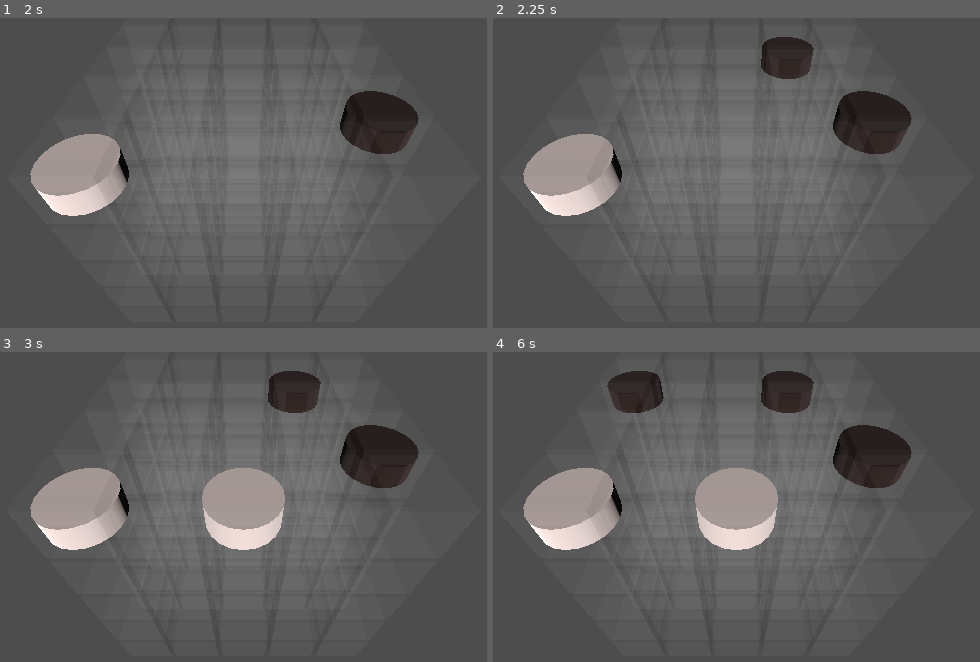
Above: before the commit, frames 1-4 (two rows, left to right).
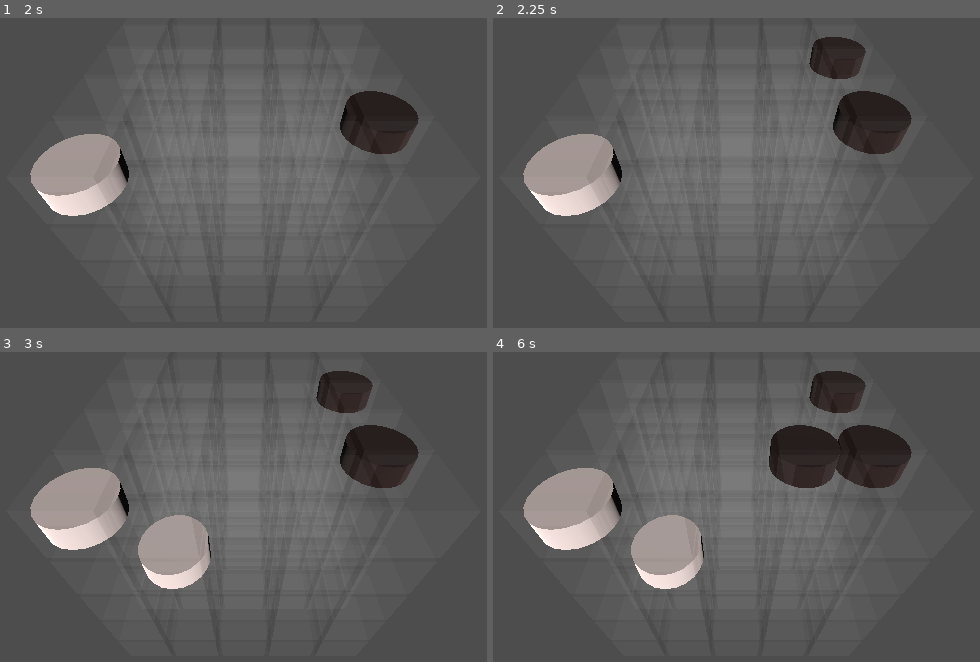
Above: after the commit, the same moments.

Repository: abazhutov/4-in-row-3D
Game: Godot game, scene res://main.tscn
Same seed, same stepped clock (60 frames per second), same inputs: the game is played once before the commit and once after it.
Inputs (mouse positions are in pixels of both pictures, inside the frame that each line leads up to):
- Up to frame 1 (2 s): tap Enter at 0.5 s; move the mouse to (418, 114) at 0.52 s; click (418, 114) at 0.67 s; tap Space at 1.25 s; move the mouse to (82, 160) at 1.27 s; click (82, 160) at 1.42 s
- Up to frame 2 (2.25 s): tap Enter at 2 s; move the mouse to (814, 39) at 2.02 s; click (814, 39) at 2.17 s
- Up to frame 3 (3 s): tap Space at 2.75 s; move the mouse to (204, 562) at 2.77 s; click (204, 562) at 2.92 s
- Up to frame 4 (6 s): tap Enter at 3.5 s; move the mouse to (975, 538) at 3.52 s; click (975, 538) at 3.67 s; tap Space at 4.25 s; move the mouse to (497, 404) at 4.27 s; click (497, 404) at 4.42 s; move the mouse to (775, 472) at 5.02 s; click (775, 472) at 5.17 s; move the mouse to (614, 358) at 5.77 s; click (614, 358) at 5.92 s

Frame 1 is identical in both runs. In frame 2, 2.5% of the frame differs, in the area x 55-77%, y 6-20%; in frame 3, 8.9%; in frame 4, 13%, in the area x 23-77%, y 6-77%.

Commit message:
add win-lose mechanic

Diff:
--- a/cell.tscn
+++ b/cell.tscn
@@ -1,6 +1,6 @@
 [gd_scene load_steps=5 format=3 uid="uid://ducih2q5t7ciw"]
 
-[ext_resource type="Script" uid="uid://c8ord8v4hsxmk" path="res://Cell.gd" id="1_yh0nt"]
+[ext_resource type="Script" uid="uid://c8ord8v4hsxmk" path="res://cell.gd" id="1_yh0nt"]
 [ext_resource type="Material" uid="uid://ctd8qspjn71r1" path="res://Materials/alpa0.tres" id="2_gwrgs"]
 
 [sub_resource type="BoxMesh" id="BoxMesh_gwrgs"]
@@ -8,8 +8,9 @@
 size = Vector3(0.9, 0.9, 0.9)
 
 [sub_resource type="BoxShape3D" id="BoxShape3D_4b1vk"]
+size = Vector3(0.8076172, 0.82714844, 0.8886719)
 
-[node name="Area3D" type="Area3D"]
+[node name="Area3D" type="Area3D" groups=["game_cell"]]
 script = ExtResource("1_yh0nt")
 
 [node name="MeshInstance3D" type="MeshInstance3D" parent="."]
--- a/gameManager.gd
+++ b/gameManager.gd
@@ -5,6 +5,7 @@
 
 var DarkMaterial = load("res://Materials/darkMaterial.tres")
 var LightMaterial = load("res://Materials/lightMaterial.tres")
+var TransparentMaterial = load("res://Materials/alpa0.tres")
 
 const cell_size = 1.0
 const board_size = 5 # 5x5x5
@@ -17,6 +18,25 @@
 var board_state: Array = [] # 3D-массив для хранения состояния: board_state[x][y][z]
 
 func _ready():
+	# clear_board()
+	init_board_state()
+	generate_board_cells()
+
+func reset_game ():
+	clear_board()
+	board_state.clear()
+	init_board_state()
+	generate_board_cells()
+	current_player = PLAYER_1
+	print("Игра перезапущена. Ход игрока ", current_player)
+	# return
+
+func clear_board():
+	for child in get_children():
+		if child.is_in_group("game_cell") or child.is_in_group("game_piece"):
+			child.queue_free()
+
+func init_board_state():
 	# Инициализация 3D-массива [5][5][5]
 	for x in range(board_size):
 		board_state.append([])
@@ -24,8 +44,6 @@
 			board_state[x].append([])
 			for z in range(board_size):
 				board_state[x][y].append(EMPTY) # Каждая ячейка изначально пуста
-
-	generate_board_cells()
 
 func generate_board_cells():
 	# Генерация ячеек и их центрирование
@@ -63,10 +81,11 @@
 		# 2. Обновление представления (визуализация фишки)
 		place_piece_visual(coords)
 
-		# 3. Проверка победы (пока не реализовано)
-		# if check_win(coords):
-		#     print("Игрок ", current_player, " победил!")
-		#     return
+		# 3. Проверка победы
+		if check_win(coords, current_player):
+			print("Игрок ", current_player, " победил!")
+			reset_game()
+			return
 
 		# 4. Переключение игрока
 		current_player = PLAYER_2 if current_player == PLAYER_1 else PLAYER_1
@@ -101,3 +120,66 @@
 	pos.z = z * cell_size - offset + cell_size / 2
 	pos.y = y * cell_size - offset + cell_size / 2
 	return pos
+
+# Определение победителя
+func check_win(coords: Vector3i, player_id: int) -> bool:
+	var x = coords.x
+	var y = coords.y
+	var z = coords.z
+
+	#массив с 13 уникальными (без обратных) векторами
+	var unique_directions = [
+		Vector3i(1, 0,  0),
+		Vector3i(0, 1,  0),
+		Vector3i(0, 0,  1),
+		Vector3i(1, 1,  0),
+		Vector3i(1, -1, 0),
+		Vector3i(1, 0,  1),
+		Vector3i(1, 0,  -1),
+		Vector3i(0, 1,  1),
+		Vector3i(0, 1,  -1),
+		Vector3i(1, 1,  1),
+		Vector3i(1, 1,  -1),
+		Vector3i(1, -1, 1),
+		Vector3i(-1, 1, 1)]
+
+	for direction in unique_directions:
+		var count = 1
+
+		# V ->
+		count += count_line_match(x, y, z, direction, player_id)
+		# V <-
+		count += count_line_match(x, y, z, -direction, player_id)
+
+		if count >= 4:
+			return true
+
+	return false
+
+# GameManager.gd
+func count_line_match(start_x: int, start_y: int, start_z: int, direction: Vector3i, player_id: int) -> int:
+	var count = 0
+	var dx = direction.x
+	var dy = direction.y
+	var dz = direction.z
+
+	# Максимальное расстояние, которое нужно проверить, это 3
+	# (поскольку 1 фишка уже стоит, нам нужно 3 дополнительных)
+	for step in range(1, 4):
+		var cx = start_x + dx * step
+		var cy = start_y + dy * step
+		var cz = start_z + dz * step
+
+		# 1. Проверка границ доски (0 <= coord < 5)
+		if cx < 0 or cx >= board_size or cy < 0 or cy >= board_size or cz < 0 or cz >= board_size:
+			break
+
+		# 2. Проверка фишки
+		if board_state[cx][cy][cz] == player_id:
+			count += 1
+		else:
+			# Если найдена фишка другого игрока или пустое место,
+			# цепочка прерывается.
+			break
+
+	return count
--- a/main.tscn
+++ b/main.tscn
@@ -1,6 +1,6 @@
 [gd_scene load_steps=4 format=3 uid="uid://c47d0qpugjwla"]
 
-[ext_resource type="Script" uid="uid://c0u7vghwxt4qs" path="res://main.gd" id="1_ig7tw"]
+[ext_resource type="Script" uid="uid://c0u7vghwxt4qs" path="res://gameManager.gd" id="1_ig7tw"]
 
 [sub_resource type="StandardMaterial3D" id="StandardMaterial3D_ig7tw"]
 
--- a/piece.tscn
+++ b/piece.tscn
@@ -7,7 +7,7 @@
 [sub_resource type="CylinderShape3D" id="CylinderShape3D_1pt15"]
 height = 0.4272461
 
-[node name="Area3D" type="Area3D"]
+[node name="Area3D" type="Area3D" groups=["game_piece"]]
 
 [node name="MeshInstance3D" type="MeshInstance3D" parent="."]
 mesh = SubResource("TubeTrailMesh_1pt15")
